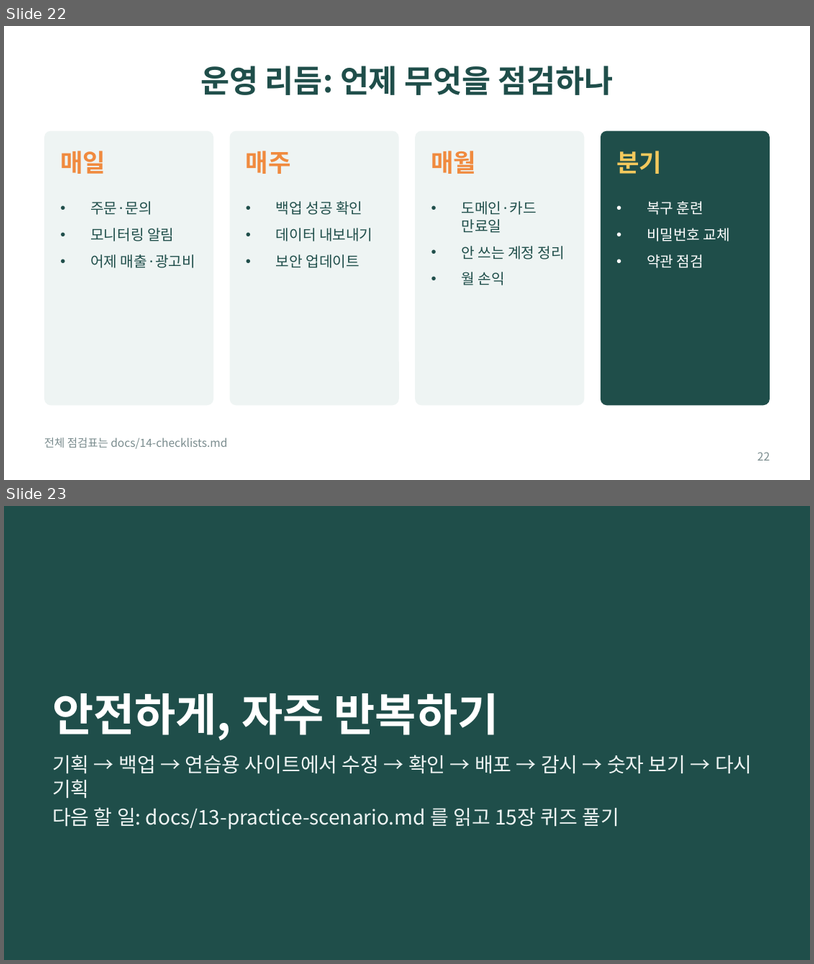
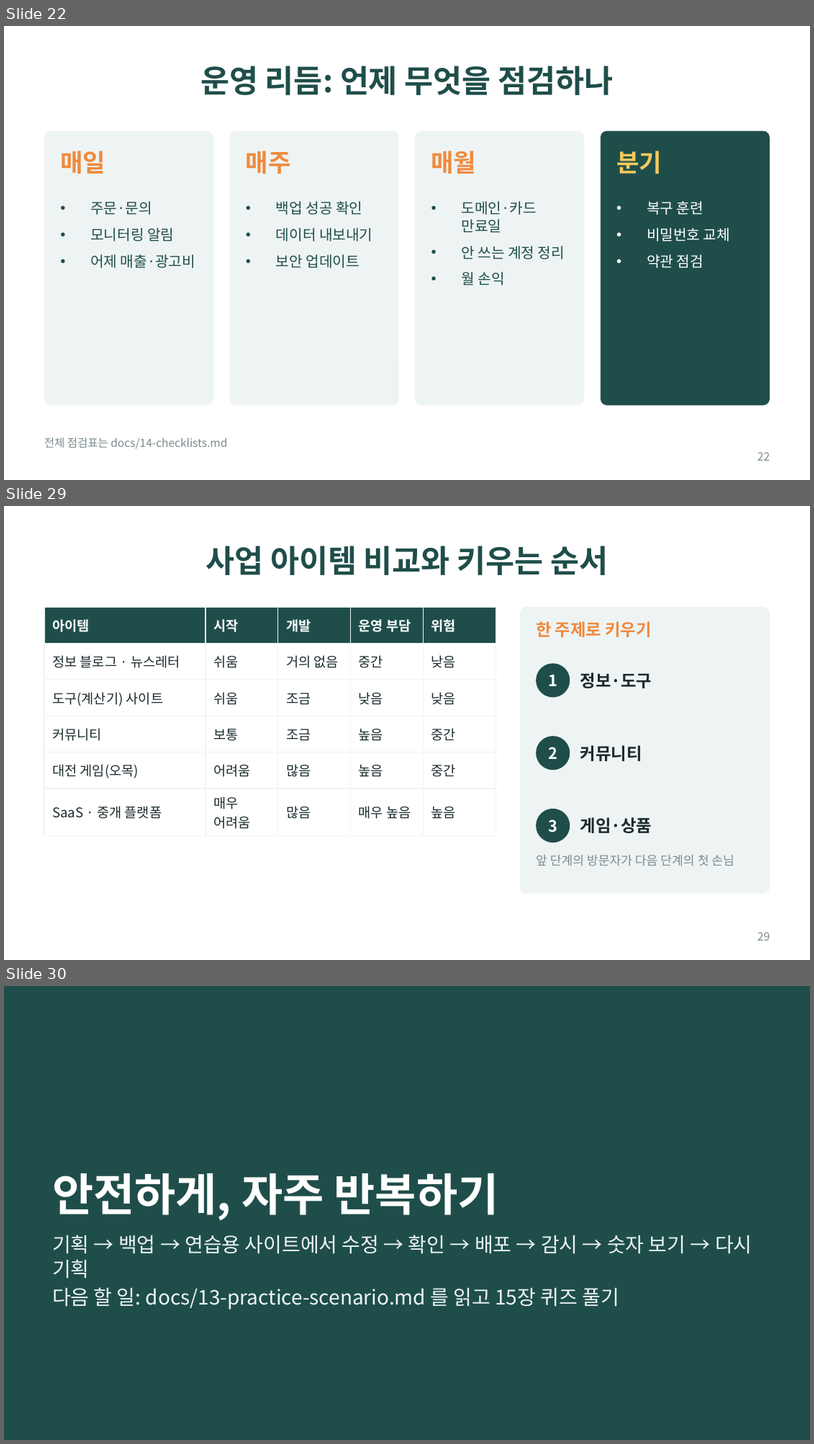
Before and after one commit to bincodin-ko/stanford-study, a slide deck: slides/internet-business-101.pptx. Shown one above the other, each under a label of ours: slides 22 and 23 before the commit, slides 22, 29 and 30 after it; the slides between them are not shown. The pictures are 814x964 and 814x1444 pixels, drawn with LibreOffice and Linux fonts; fonts in the diff are those of the drawing. Boxes give left, top, right and bottom in pixels: in the first picture for what was removed or moved away, otherwise in the second. Text is boxed around its words. In the diff, an @@ line names an element or a change of style, - is before the commit and + after.

```diff
--- a/slides/internet-business-101.pptx
+++ b/slides/internet-business-101.pptx
@@ slide 29 added at (x1=4, y1=506, x2=810, y2=960), background #FFFFFF @@
@@ title added at (x1=206, y1=546, x2=609, y2=575), 28 pt, text #1F4E4A, bold @@
+사업 아이템 비교와 키우는 순서
@@ table added at (x1=44, y1=607, x2=496, y2=831), 6 rows, 5 columns @@
+아이템 | 시작 | 개발 | 운영 부담 | 위험
+정보 블로그 · 뉴스레터 | 쉬움 | 거의 없음 | 중간 | 낮음
+도구(계산기) 사이트 | 쉬움 | 조금 | 낮음 | 낮음
+커뮤니티 | 보통 | 조금 | 높음 | 중간
+대전 게임(오목) | 어려움 | 많음 | 높음 | 중간
+SaaS · 중개 플랫폼 | 매우 어려움 | 많음 | 매우 높음 | 높음
@@ rounded rectangle added at (x1=520, y1=607, x2=770, y2=893), fill #EEF4F3 @@
@@ text added at (x1=536, y1=621, x2=652, y2=637), 15 pt, text #F08A3E, bold @@
+한 주제로 키우기
@@ ellipse added at (x1=536, y1=663, x2=570, y2=697), fill #1F4E4A @@
@@ text added at (x1=548, y1=674, x2=558, y2=686), 14 pt, text #FFFFFF, bold @@
+1
@@ text added at (x1=581, y1=672, x2=653, y2=688), 15 pt, text #1B2B2E, bold @@
+정보·도구
@@ ellipse added at (x1=536, y1=736, x2=570, y2=770), fill #1F4E4A @@
@@ text added at (x1=548, y1=746, x2=558, y2=759), 14 pt, text #FFFFFF, bold @@
+2
@@ text added at (x1=581, y1=745, x2=643, y2=761), 15 pt, text #1B2B2E, bold @@
+커뮤니티
@@ ellipse added at (x1=536, y1=808, x2=570, y2=842), fill #1F4E4A @@
@@ text added at (x1=548, y1=819, x2=558, y2=832), 14 pt, text #FFFFFF, bold @@
+3
@@ text added at (x1=581, y1=817, x2=653, y2=833), 15 pt, text #1B2B2E, bold @@
+게임·상품
@@ text added at (x1=536, y1=854, x2=735, y2=866), 11 pt, text #7A8C8E @@
+앞 단계의 방문자가 다음 단계의 첫 손님
@@ page number added at (x1=758, y1=932, x2=770, y2=940), 10 pt, text #7A8C8E @@
+29
@@ what was slide 23 is now slide 30 @@
```
Also in this commit, not shown: 6 other slides added, 9 other files.
